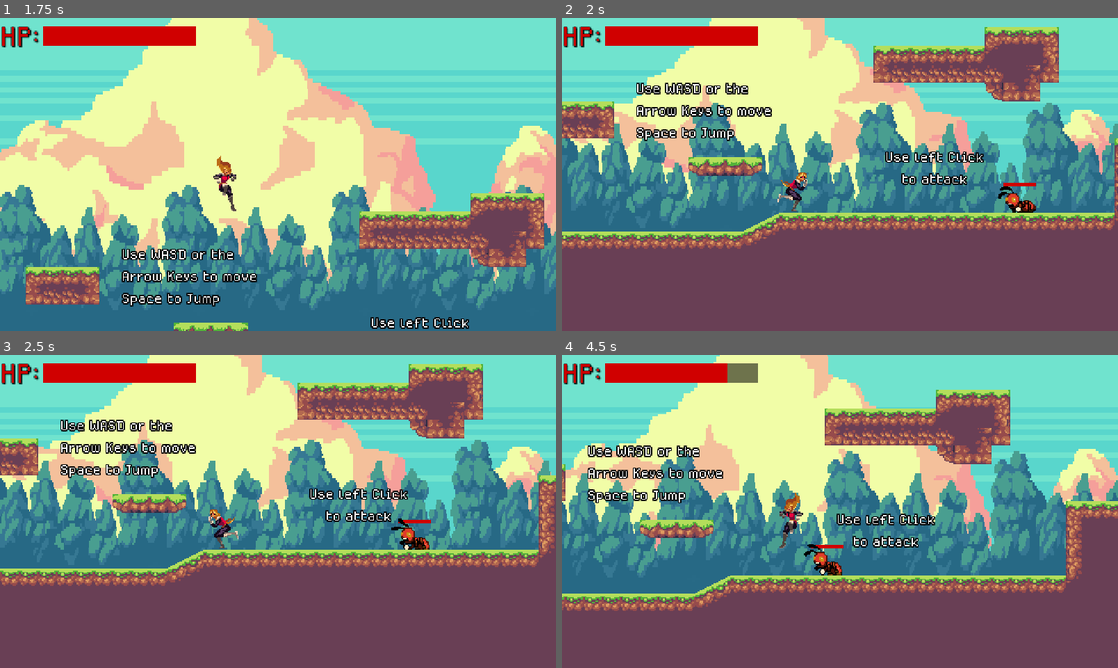
Above: before the commit, frames 1-4 (two rows, left to right).
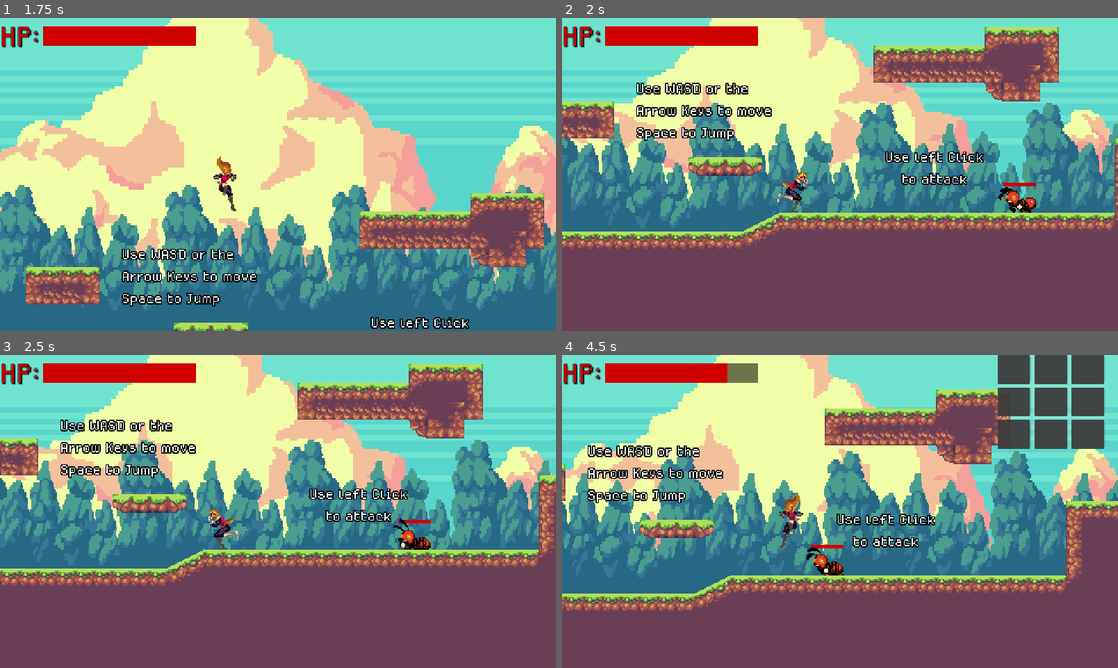
Above: after the commit, the same moments.

Repository: Norbi910/Onlab
Game: Godot game, scene res://Scenes/DemoLevel.tscn
Two runs of this game, one before a commit and one after it. Both use one fixed random seed, a clock stepped at 60 frames per second and the inputs below.
Inputs (mouse positions are in pixels of both pictures, inside the frame that each line leads up to):
- Up to frame 1 (1.75 s): tap Enter at 0.5, 1.25 s; move the mouse to (400, 158) at 0.52 s; hold Right (move_right) from 0.53 s (still down); click (400, 158) at 0.6 s; tap Space (jump) at 0.77, 1.52 s; move the mouse to (166, 190) at 1.27 s; tap E (interact) at 1.35 s
- Up to frame 2 (2 s): keep holding Right (move_right)
- Up to frame 3 (2.5 s): tap Enter at 2 s; move the mouse to (333, 442) at 2.02 s; release Right (move_right) at 2.03 s; hold A (move_left) from 2.03 s (still down); click (333, 442) at 2.1 s
- Up to frame 4 (4.5 s): tap Enter at 2.75, 3.5, 4.25 s; move the mouse to (812, 574) at 2.77 s; release A (move_left) at 2.78 s; hold Right (move_right) 2.78-4.28 s; tap E (interact) at 2.85, 4.35 s; tap Space (jump) at 3.02, 3.77 s; move the mouse to (1006, 558) at 3.52 s; click (1006, 558) at 3.6 s; tap Tab (open_inventory, bound only after the commit) at 4.15 s; move the mouse to (673, 464) at 4.27 s; hold A (move_left) from 4.28 s (still down)

Frame 1 is identical in both runs. In frame 2, 0.2% of the frame differs, in the area x 78-86%, y 53-63%; in frame 3, 0.2%; in frame 4, 5.3%, in the area x 43-98%, y 0-71%.

Commit message:
death animation for ant

Diff:
--- a/Scenes/Entities/ant.tscn
+++ b/Scenes/Entities/ant.tscn
@@ -1,86 +1,226 @@
-[gd_scene load_steps=19 format=3 uid="uid://b5ns3u04dt05o"]
+[gd_scene load_steps=15 format=3 uid="uid://b5ns3u04dt05o"]
 
 [ext_resource type="Texture2D" uid="uid://so3xpl0df0sc" path="res://Sprites/Characters/Enemies/ant-sheet.png" id="1_3vc7g"]
 [ext_resource type="Script" uid="uid://da6mss2xnk4bn" path="res://Scripts/Entities/ant.gd" id="1_4ydk5"]
 [ext_resource type="PackedScene" uid="uid://cdnmaw550r223" path="res://Scenes/UI/hp_bar.tscn" id="3_2itxg"]
 [ext_resource type="PackedScene" uid="uid://bml8o3fl7yfw0" path="res://Scenes/Components/health_component.tscn" id="3_wtaqj"]
 [ext_resource type="PackedScene" uid="uid://mca7y2rl04ft" path="res://Scenes/Components/hit_box_component.tscn" id="4_yntpf"]
+[ext_resource type="Texture2D" uid="uid://d0bbjhesy6lg4" path="res://Sprites/Effects/enemy-deadth.png" id="5_8l72l"]
 [ext_resource type="PackedScene" uid="uid://bb8nlyevsjr62" path="res://Scenes/Components/attack_component.tscn" id="5_yntpf"]
 
 [sub_resource type="CapsuleShape2D" id="CapsuleShape2D_ae3vd"]
 radius = 9.0
 height = 27.860697
 
-[sub_resource type="AtlasTexture" id="AtlasTexture_4ydk5"]
-atlas = ExtResource("1_3vc7g")
-region = Rect2(0, 0, 37, 31)
-
-[sub_resource type="AtlasTexture" id="AtlasTexture_fd48h"]
-atlas = ExtResource("1_3vc7g")
-region = Rect2(37, 0, 37, 31)
-
-[sub_resource type="AtlasTexture" id="AtlasTexture_wtaqj"]
-atlas = ExtResource("1_3vc7g")
-region = Rect2(74, 0, 37, 31)
-
-[sub_resource type="AtlasTexture" id="AtlasTexture_yntpf"]
-atlas = ExtResource("1_3vc7g")
-region = Rect2(111, 0, 37, 31)
-
-[sub_resource type="AtlasTexture" id="AtlasTexture_ae3vd"]
-atlas = ExtResource("1_3vc7g")
-region = Rect2(148, 0, 37, 31)
-
-[sub_resource type="AtlasTexture" id="AtlasTexture_p3gn3"]
-atlas = ExtResource("1_3vc7g")
-region = Rect2(185, 0, 37, 31)
-
-[sub_resource type="AtlasTexture" id="AtlasTexture_00xey"]
-atlas = ExtResource("1_3vc7g")
-region = Rect2(222, 0, 37, 31)
-
-[sub_resource type="AtlasTexture" id="AtlasTexture_f6dov"]
-atlas = ExtResource("1_3vc7g")
-region = Rect2(259, 0, 37, 31)
-
-[sub_resource type="SpriteFrames" id="SpriteFrames_riijy"]
-animations = [{
-"frames": [{
-"duration": 1.0,
-"texture": SubResource("AtlasTexture_4ydk5")
-}, {
-"duration": 1.0,
-"texture": SubResource("AtlasTexture_fd48h")
-}, {
-"duration": 1.0,
-"texture": SubResource("AtlasTexture_wtaqj")
-}, {
-"duration": 1.0,
-"texture": SubResource("AtlasTexture_yntpf")
-}, {
-"duration": 1.0,
-"texture": SubResource("AtlasTexture_ae3vd")
-}, {
-"duration": 1.0,
-"texture": SubResource("AtlasTexture_p3gn3")
-}, {
-"duration": 1.0,
-"texture": SubResource("AtlasTexture_00xey")
-}, {
-"duration": 1.0,
-"texture": SubResource("AtlasTexture_f6dov")
-}],
-"loop": true,
-"name": &"default",
-"speed": 10.0
-}]
-
 [sub_resource type="CircleShape2D" id="CircleShape2D_p3gn3"]
 radius = 16.0
 
 [sub_resource type="CapsuleShape2D" id="CapsuleShape2D_f7xtn"]
 radius = 9.0
 height = 28.0
+
+[sub_resource type="Animation" id="Animation_h3mn3"]
+resource_name = "default"
+length = 0.80001
+loop_mode = 1
+step = 0.125
+tracks/0/type = "value"
+tracks/0/imported = false
+tracks/0/enabled = true
+tracks/0/path = NodePath("pivot/Sprite2D:texture")
+tracks/0/interp = 1
+tracks/0/loop_wrap = true
+tracks/0/keys = {
+"times": PackedFloat32Array(0),
+"transitions": PackedFloat32Array(1),
+"update": 1,
+"values": [ExtResource("1_3vc7g")]
+}
+tracks/1/type = "value"
+tracks/1/imported = false
+tracks/1/enabled = true
+tracks/1/path = NodePath("pivot/Sprite2D:offset")
+tracks/1/interp = 1
+tracks/1/loop_wrap = true
+tracks/1/keys = {
+"times": PackedFloat32Array(0),
+"transitions": PackedFloat32Array(1),
+"update": 0,
+"values": [Vector2(3, -5)]
+}
+tracks/2/type = "value"
+tracks/2/imported = false
+tracks/2/enabled = true
+tracks/2/path = NodePath("pivot/Sprite2D:flip_h")
+tracks/2/interp = 1
+tracks/2/loop_wrap = true
+tracks/2/keys = {
+"times": PackedFloat32Array(0),
+"transitions": PackedFloat32Array(1),
+"update": 1,
+"values": [true]
+}
+tracks/3/type = "value"
+tracks/3/imported = false
+tracks/3/enabled = true
+tracks/3/path = NodePath("pivot/Sprite2D:hframes")
+tracks/3/interp = 1
+tracks/3/loop_wrap = true
+tracks/3/keys = {
+"times": PackedFloat32Array(0),
+"transitions": PackedFloat32Array(1),
+"update": 1,
+"values": [8]
+}
+tracks/4/type = "value"
+tracks/4/imported = false
+tracks/4/enabled = true
+tracks/4/path = NodePath("pivot/Sprite2D:frame")
+tracks/4/interp = 1
+tracks/4/loop_wrap = true
+tracks/4/keys = {
+"times": PackedFloat32Array(0, 0.1, 0.2, 0.3, 0.4, 0.5, 0.6, 0.7),
+"transitions": PackedFloat32Array(1, 1, 1, 1, 1, 1, 1, 1),
+"update": 1,
+"values": [0, 1, 2, 3, 4, 5, 6, 7]
+}
+
+[sub_resource type="Animation" id="Animation_0uss2"]
+resource_name = "death"
+length = 0.60001004
+step = 0.1
+tracks/0/type = "value"
+tracks/0/imported = false
+tracks/0/enabled = true
+tracks/0/path = NodePath("pivot/Sprite2D:texture")
+tracks/0/interp = 1
+tracks/0/loop_wrap = true
+tracks/0/keys = {
+"times": PackedFloat32Array(0),
+"transitions": PackedFloat32Array(1),
+"update": 1,
+"values": [ExtResource("5_8l72l")]
+}
+tracks/1/type = "value"
+tracks/1/imported = false
+tracks/1/enabled = true
+tracks/1/path = NodePath("pivot/Sprite2D:offset")
+tracks/1/interp = 1
+tracks/1/loop_wrap = true
+tracks/1/keys = {
+"times": PackedFloat32Array(0),
+"transitions": PackedFloat32Array(1),
+"update": 0,
+"values": [Vector2(0, 0)]
+}
+tracks/2/type = "value"
+tracks/2/imported = false
+tracks/2/enabled = true
+tracks/2/path = NodePath("pivot/Sprite2D:hframes")
+tracks/2/interp = 1
+tracks/2/loop_wrap = true
+tracks/2/keys = {
+"times": PackedFloat32Array(0),
+"transitions": PackedFloat32Array(1),
+"update": 1,
+"values": [6]
+}
+tracks/3/type = "value"
+tracks/3/imported = false
+tracks/3/enabled = true
+tracks/3/path = NodePath("pivot/Sprite2D:frame")
+tracks/3/interp = 1
+tracks/3/loop_wrap = true
+tracks/3/keys = {
+"times": PackedFloat32Array(0, 0.1, 0.2, 0.3, 0.4, 0.5),
+"transitions": PackedFloat32Array(1, 1, 1, 1, 1, 1),
+"update": 1,
+"values": [0, 1, 2, 3, 4, 5]
+}
+tracks/4/type = "method"
+tracks/4/imported = false
+tracks/4/enabled = true
+tracks/4/path = NodePath(".")
+tracks/4/interp = 1
+tracks/4/loop_wrap = true
+tracks/4/keys = {
+"times": PackedFloat32Array(0.6),
+"transitions": PackedFloat32Array(1),
+"values": [{
+"args": [],
+"method": &"queue_free"
+}]
+}
+
+[sub_resource type="Animation" id="Animation_x47ow"]
+length = 0.001
+tracks/0/type = "value"
+tracks/0/imported = false
+tracks/0/enabled = true
+tracks/0/path = NodePath("pivot/Sprite2D:texture")
+tracks/0/interp = 1
+tracks/0/loop_wrap = true
+tracks/0/keys = {
+"times": PackedFloat32Array(0),
+"transitions": PackedFloat32Array(1),
+"update": 1,
+"values": [ExtResource("1_3vc7g")]
+}
+tracks/1/type = "value"
+tracks/1/imported = false
+tracks/1/enabled = true
+tracks/1/path = NodePath("pivot/Sprite2D:offset")
+tracks/1/interp = 1
+tracks/1/loop_wrap = true
+tracks/1/keys = {
+"times": PackedFloat32Array(0),
+"transitions": PackedFloat32Array(1),
+"update": 0,
+"values": [Vector2(3, -5)]
+}
+tracks/2/type = "value"
+tracks/2/imported = false
+tracks/2/enabled = true
+tracks/2/path = NodePath("pivot/Sprite2D:flip_h")
+tracks/2/interp = 1
+tracks/2/loop_wrap = true
+tracks/2/keys = {
+"times": PackedFloat32Array(0),
+"transitions": PackedFloat32Array(1),
+"update": 1,
+"values": [true]
+}
+tracks/3/type = "value"
+tracks/3/imported = false
+tracks/3/enabled = true
+tracks/3/path = NodePath("pivot/Sprite2D:hframes")
+tracks/3/interp = 1
+tracks/3/loop_wrap = true
+tracks/3/keys = {
+"times": PackedFloat32Array(0),
+"transitions": PackedFloat32Array(1),
+"update": 1,
+"values": [8]
+}
+tracks/4/type = "value"
+tracks/4/imported = false
+tracks/4/enabled = true
+tracks/4/path = NodePath("pivot/Sprite2D:frame")
+tracks/4/interp = 1
+tracks/4/loop_wrap = true
+tracks/4/keys = {
+"times": PackedFloat32Array(0),
+"transitions": PackedFloat32Array(1),
+"update": 1,
+"values": [0]
+}
+
+[sub_resource type="AnimationLibrary" id="AnimationLibrary_sela2"]
+_data = {
+&"RESET": SubResource("Animation_x47ow"),
+&"death": SubResource("Animation_0uss2"),
+&"default": SubResource("Animation_h3mn3")
+}
 
 [node name="Ant" type="CharacterBody2D"]
 collision_layer = 0
@@ -101,13 +241,11 @@
 
 [node name="pivot" type="Node2D" parent="."]
 
-[node name="AnimatedSprite2D" type="AnimatedSprite2D" parent="pivot"]
-unique_name_in_owner = true
-sprite_frames = SubResource("SpriteFrames_riijy")
-autoplay = "default"
-frame_progress = 0.4616063
+[node name="Sprite2D" type="Sprite2D" parent="pivot"]
+texture = ExtResource("1_3vc7g")
 offset = Vector2(3, -5)
 flip_h = true
+hframes = 8
 
 [node name="RayCastDown" type="RayCast2D" parent="pivot"]
 unique_name_in_owner = true
@@ -139,4 +277,10 @@
 shape = SubResource("CapsuleShape2D_f7xtn")
 debug_color = Color(0.9382652, 0.11452209, 0.55225664, 0.41960785)
 
+[node name="AnimationPlayer" type="AnimationPlayer" parent="."]
+libraries = {
+&"": SubResource("AnimationLibrary_sela2")
+}
+autoplay = "default"
+
 [connection signal="hp_changed" from="HealthComponent" to="." method="_on_health_changed"]
--- a/Scripts/Entities/ant.gd
+++ b/Scripts/Entities/ant.gd
@@ -3,20 +3,24 @@
 @export var speed: float = 20
 
 var direction: int = 1
+var is_alive: bool = true
 @onready var ray_cast_ahead: RayCast2D = $%RayCastAhead
-@onready var animated_sprite: AnimatedSprite2D = $%AnimatedSprite2D
 @onready var ray_cast_down: RayCast2D = $%RayCastDown
+@onready var sprite: Sprite2D = $pivot/Sprite2D
 @onready var pivot: Node2D = $pivot
+@onready var animation_player: AnimationPlayer = $AnimationPlayer
 
 # Called every frame. 'delta' is the elapsed time since the previous frame.
 func _physics_process(_delta: float) -> void:
+	if not is_alive:
+		return
 	if ray_cast_ahead.is_colliding() or not ray_cast_down.is_colliding():
 		turn_around()
 
 	velocity.x = direction * speed
 
 	var ground_following_rotation: float= get_real_velocity().angle_to(Vector2(direction, 0)) * -direction
-	animated_sprite.rotation = move_toward(animated_sprite.rotation, ground_following_rotation, 0.1)
+	sprite.rotation = move_toward(sprite.rotation, ground_following_rotation, 0.1)
 	move_and_slide()
 
 func turn_around():
@@ -25,4 +29,11 @@
 
 func _on_health_changed(hp: float) -> void:
 	if hp <= 0:
-		queue_free()
+		_die()
+
+func _die():
+	is_alive = false
+	$HealthComponent.queue_free()
+	$pivot/HitBoxComponent.queue_free()
+	$pivot/AttackComponent.queue_free()
+	animation_player.play("death")
--- a/project.godot
+++ b/project.godot
@@ -80,6 +80,11 @@
 "events": [Object(InputEventKey,"resource_local_to_scene":false,"resource_name":"","device":-1,"window_id":0,"alt_press …(192 unchanged characters)…
 ]
 }
+open_inventory={
+"deadzone": 0.2,
+"events": [Object(InputEventKey,"resource_local_to_scene":false,"resource_name":"","device":-1,"window_id":0,"alt_pressed":false,"shift_pressed":false,"ctrl_pressed":false,"meta_pressed":false,"pressed":false,"keycode":0,"physical_keycode":4194306,"key_label":0,"unicode":0,"location":0,"echo":false,"script":null)
+]
+}
 
 [layer_names]
 
